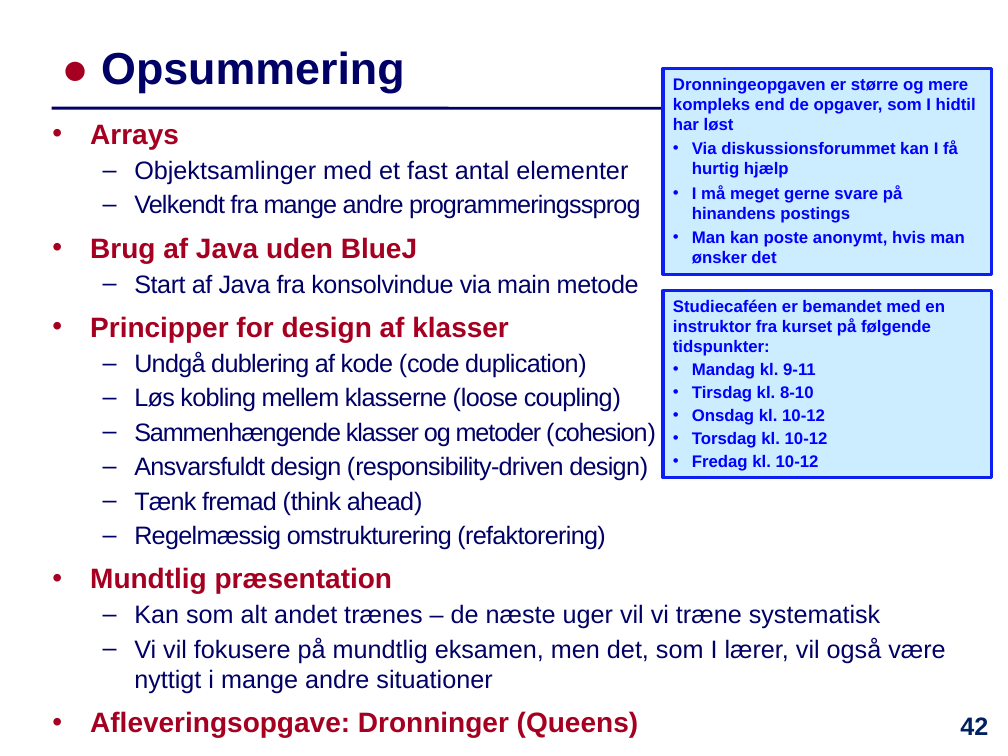
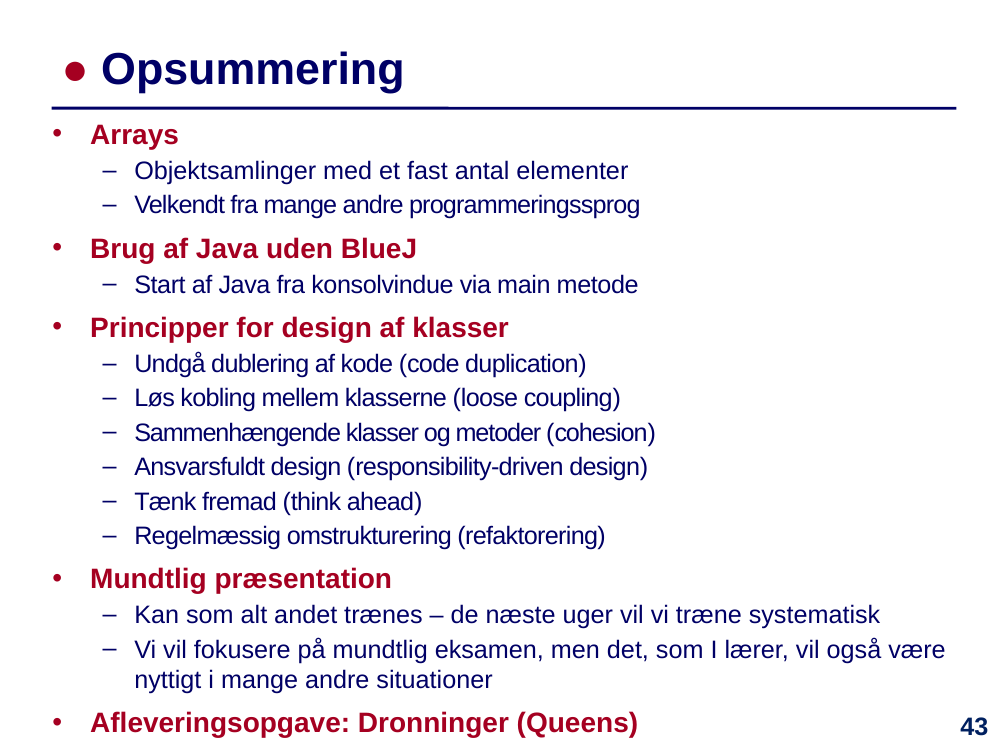
Before and after one commit to IntProgAU/Materiale, a slide deck: slide 43 of web/e22/uge_9/Slides-Uge9.pptx (slide 42 before the commit). Drawn at 1008x756 pixels with LibreOffice and Linux fonts; fonts in the diff are those of the drawing. Boxes give left, top, right and bottom in pixels: in the first picture for what was removed or moved away, otherwise in the second. Text is boxed around its words. In the diff, an @@ line names an element or a change of style, - is before the commit and + after.

```diff
--- a/web/e22/uge_9/Slides-Uge9.pptx
+++ b/web/e22/uge_9/Slides-Uge9.pptx
@@ rectangle removed at (663,69,992,274) @@
-Dronningeopgaven er større og mere kompleks end de opgaver, som I hidtil har løst
-• Via diskussionsforummet kan I få hurtig hjælp
-• I må meget gerne svare på hinandens postings
-• Man kan poste anonymt, hvis man ønsker det
@@ rectangle removed at (663,290,992,477) @@
-Studiecaféen er bemandet med en instruktor fra kurset på følgende tidspunkter:
-• Mandag kl. 9-11
-• Tirsdag kl. 8-10
-• Onsdag kl. 10-12
-• Torsdag kl. 10-12
-• Fredag kl. 10-12
@@ page number at (960,717,988,736): text changed @@
-42
+43
```
Also in this commit, not shown: 1 other slide changed, 1 slide added, 1 other file.
